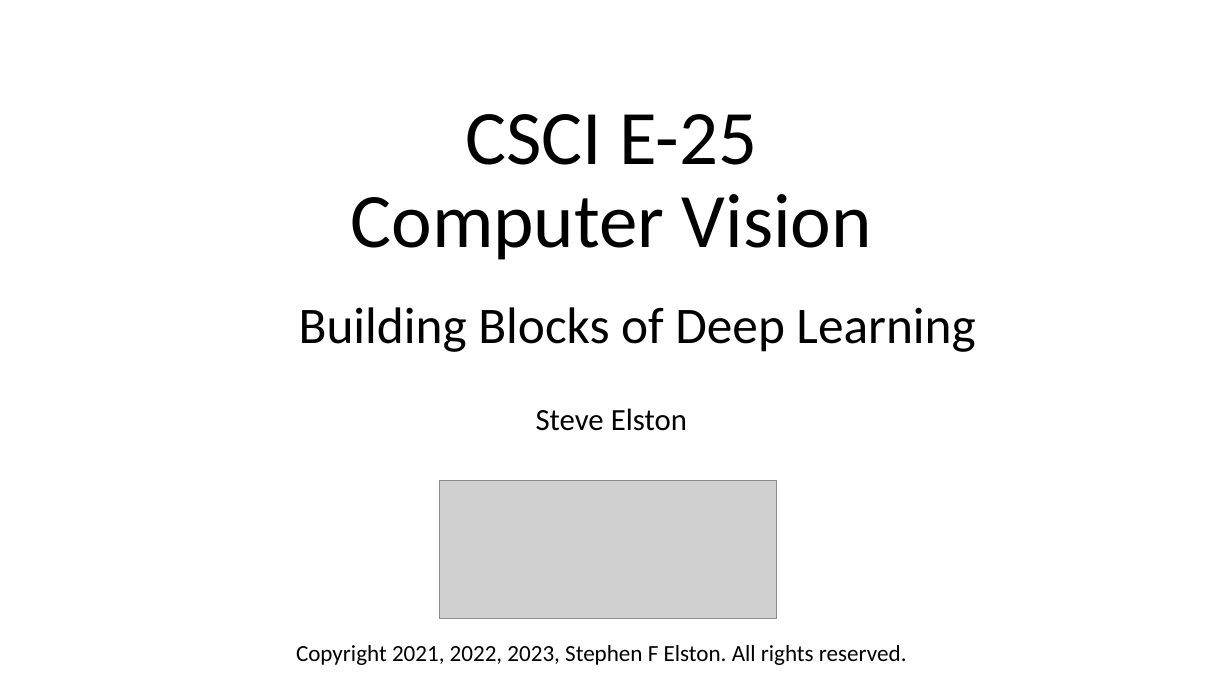
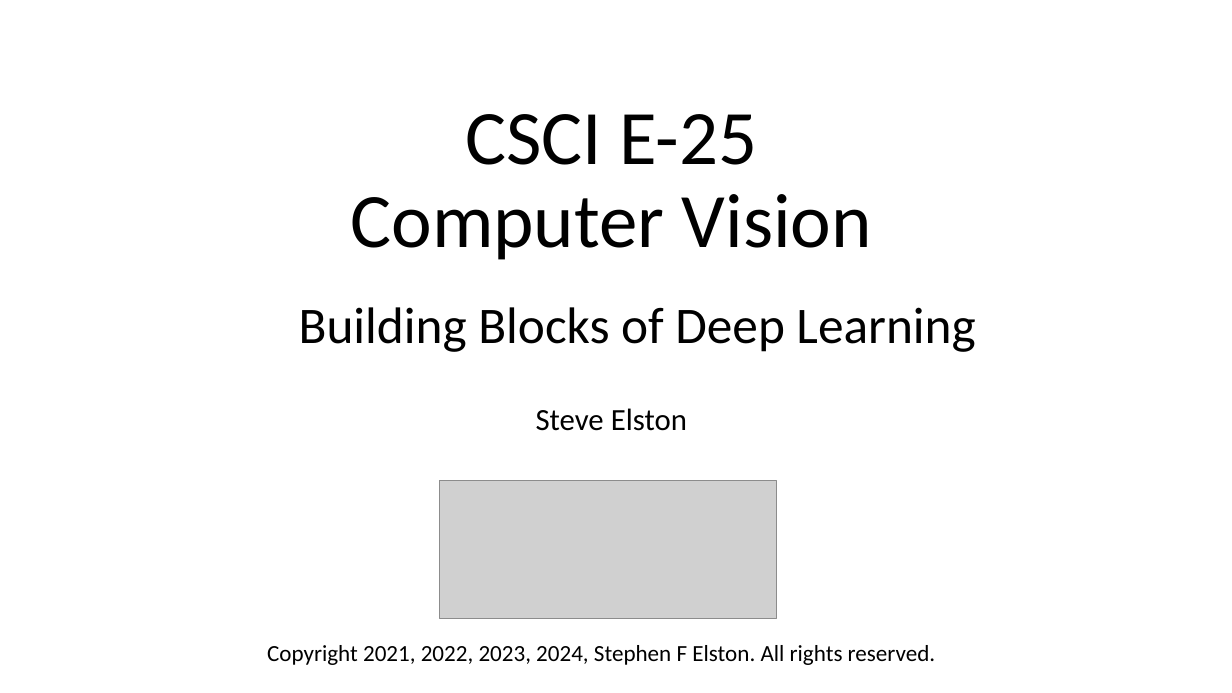
Before and after one commit to StephenElston/CSCI-E25, a slide deck: slide 1 of Slides/5_BuildingBlocksOfDeepLearning.pptx. Drawn at 1232x693 pixels with LibreOffice and Linux fonts; fonts in the diff are those of the drawing; grey boxes stand for pictures. Boxes give left, top, right and bottom in pixels: in the first picture for what was removed or moved away, otherwise in the second. Text is boxed around its words. In the diff, an @@ line names an element or a change of style, - is before the commit and + after.

```diff
--- a/Slides/5_BuildingBlocksOfDeepLearning.pptx
+++ b/Slides/5_BuildingBlocksOfDeepLearning.pptx
@@ text at [267, 645, 936, 665]: text changed @@
-Copyright 2021, 2022, 2023, Stephen F Elston. All rights reserved.
+Copyright 2021, 2022, 2023, 2024, Stephen F Elston. All rights reserved.
```
Also in this commit, not shown: 4 other slides changed, 1 slide removed.
